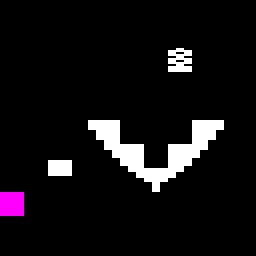
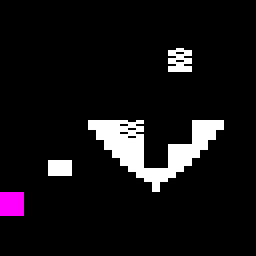
Layers edited between the first and the second 256px x 256px image:
painted on "Background" over [120, 120, 144, 144]
